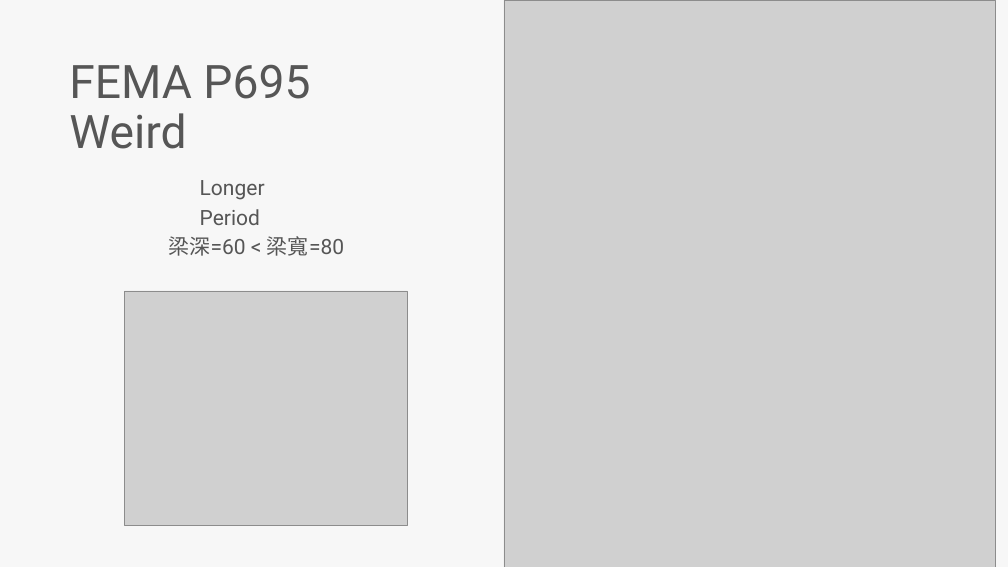
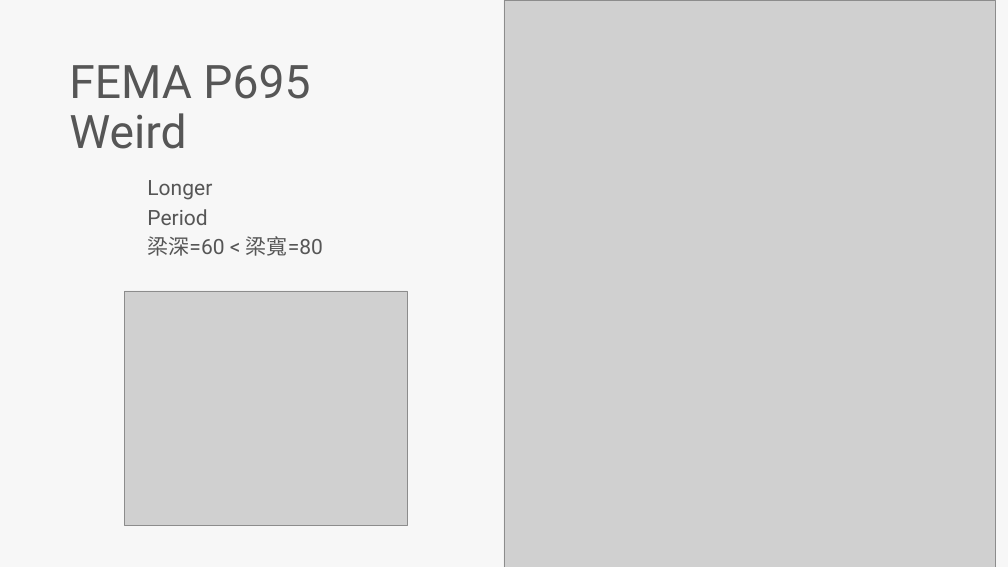
Before and after one commit to skyran1278/VbaProject, a slide deck: slide 13 of 20180126_SmartCut/Meeting/20190412 Meeting/20190412 Meeting.pptx (slide 14 before the commit). Drawn at 1008x567 pixels with LibreOffice and Linux fonts; fonts in the diff are those of the drawing; grey boxes stand for pictures. Boxes give left, top, right and bottom in pixels: in the first picture for what was removed or moved away, otherwise in the second. Text is boxed around its words. In the diff, an @@ line names an element or a change of style, - is before the commit and + after.

```diff
--- a/20180126_SmartCut/Meeting/20190412 Meeting/20190412 Meeting.pptx
+++ b/20180126_SmartCut/Meeting/20190412 Meeting/20190412 Meeting.pptx
@@ text "Longer Period": place and size @@
-text "Longer Period" at [200, 180, 265, 225]
+text "Longer Period" at [147, 180, 212, 225]
@@ text "梁深=60 < 梁寬=80": place and size @@
-text "梁深=60 < 梁寬=80" at [168, 236, 344, 256]
+text "梁深=60 < 梁寬=80" at [147, 236, 323, 256]
```
Also in this commit, not shown: 5 other slides changed, 4 slides added, 5 slides removed, 1 other file.
